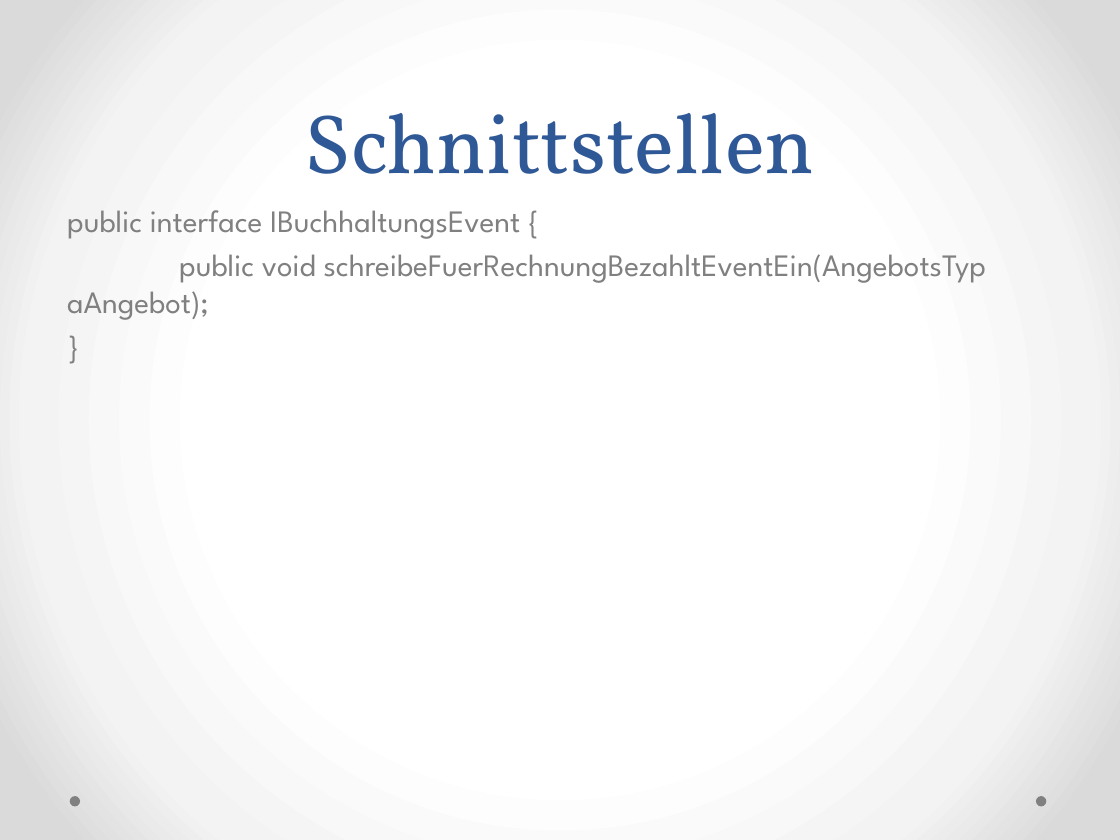
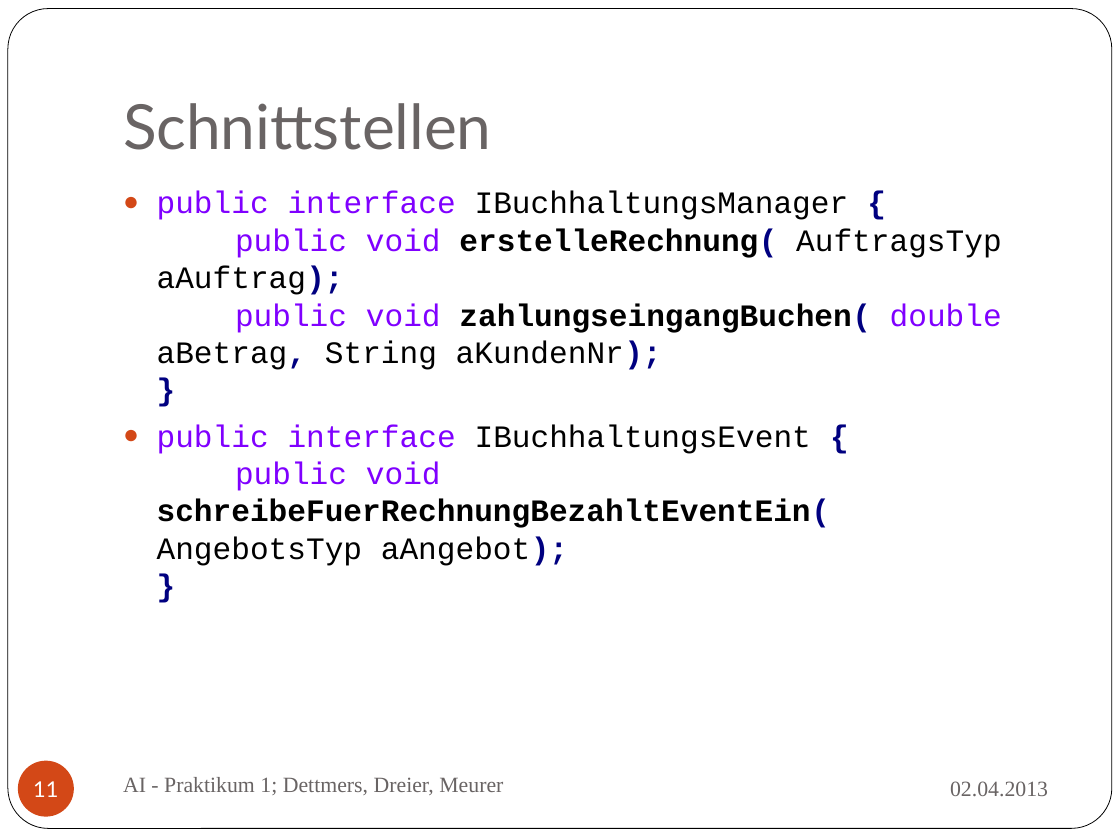
Before and after one commit to iBot/HAW_SS13_AI, a slide deck: slide 11 of Dokumente/praktikum1.pptx (slide 7 before the commit). Drawn at 1120x840 pixels with LibreOffice and Linux fonts; fonts in the diff are those of the drawing. Boxes give left, top, right and bottom in pixels: in the first picture for what was removed or moved away, otherwise in the second. Text is boxed around its words. In the diff, an @@ line names an element or a change of style, - is before the commit and + after.

```diff
--- a/Dokumente/praktikum1.pptx
+++ b/Dokumente/praktikum1.pptx
@@ background gradient #FFFFFF to #F4F4F4 to #DADADA to #FFFFFF @@
@@ rounded rectangle added at <box>8,9,1112,829</box>, fill #FFFFFF, outline #000000 0.5 pt @@
@@ title "Schnittstellen": place and size @@
-title "Schnittstellen" at <box>305,113,815,211</box>
+title "Schnittstellen" at <box>123,103,492,150</box>
@@ title "Schnittstellen" at <box>123,103,492,150</box>: size 54 to 40 pt, font Vollkorn to Lato, text colour #2F5897 to #696464; alignment centre to left; line spacing 58pt to 1 @@
@@ text at <box>157,191,1002,566</box>: text changed; font League Spartan to Courier New; text colour #808080 to #000000 @@
-public interface IBuchhaltungsEvent {
-public void schreibeFuerRechnungBezahltEventEin(AngebotsTyp aAngebot);
-}
+● public interface IBuchhaltungsManager {
+  public void erstelleRechnung( AuftragsTyp aAuftrag);
+  public void zahlungseingangBuchen( double aBetrag, String aKundenNr);
+  }
+● public interface IBuchhaltungsEvent {
+  public void schreibeFuerRechnungBezahltEventEin( AngebotsTyp aAngebot);
+  }
@@ page number added at <box>18,760,74,816</box>, fill #D34817, 14 pt, text #FFFFFF @@
+11
@@ text added at <box>123,777,503,795</box>, 14 pt, text #696464 @@
+AI - Praktikum 1; Dettmers, Dreier, Meurer
@@ ellipse removed at <box>69,796,80,806</box> @@
@@ text added at <box>950,781,1048,797</box>, 14 pt, text #696464 @@
+02.04.2013
@@ ellipse removed at <box>1036,796,1046,806</box> @@
```
Also in this commit, not shown: 4 other slides changed, 11 slides added, 4 slides removed, 1 other file.
